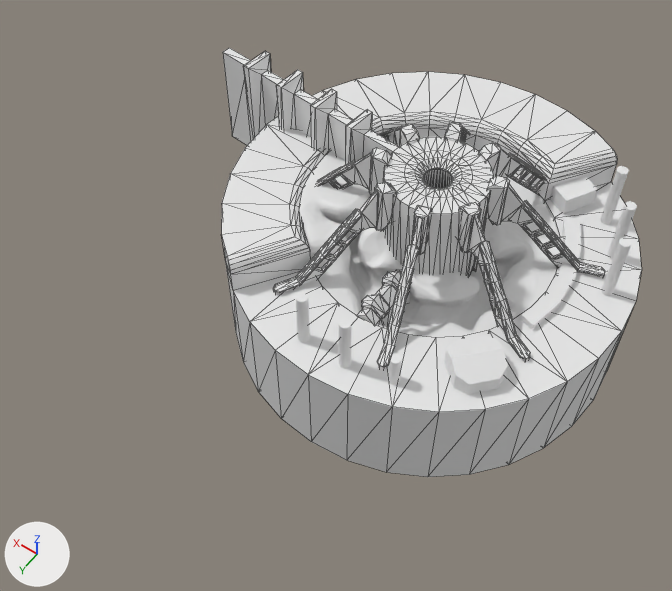
What one commit did to the Blender file Assets/1-Game/4-Models/map.blend.
The view is the same before and after, from a camera (50 mm lens) standing at (-109.0, 215.0, 277.0) and looking at (19.0, 37.0, -4.0). The lights are fixed; the arrows at lower left show +X, +Y and +Z. Mesh edges are drawn as thin lines on the coarser meshes.
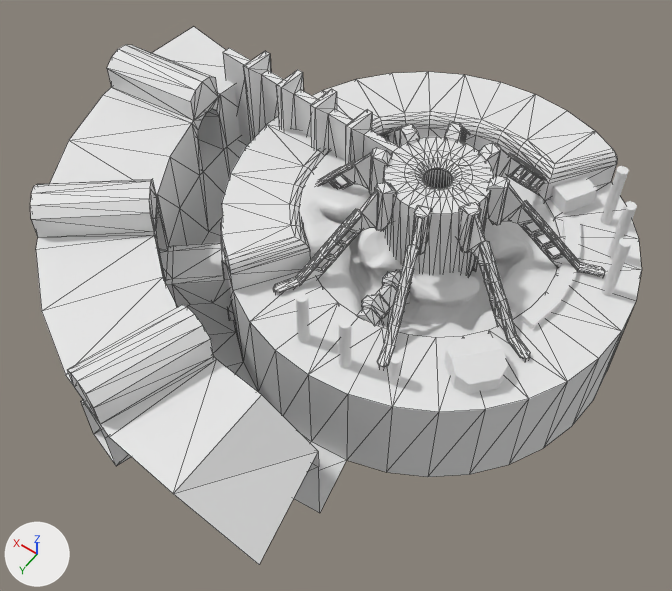
Commit message: added another room to map

Boxes [x1, y1, x2, y2] around the edits, measured in the pictures (672 x 591 px):
```json
{"object": "Cylinder.002", "change": "reshaped", "before": [222, 72, 642, 477], "after": [30, 27, 642, 564], "on screen": "46% wider, 33% taller"}
{"object": "Cylinder.007", "change": "added", "after": [166, 223, 234, 321]}
{"part": 1, "of": "me_cylinder_002", "change": "built on", "before": [225, 261, 243, 359], "after": [30, 27, 346, 564]}
```

Edits to the scene script, one JSON object a line:
```json
{"block": "me_cylinder_002", "where": "# used by ob_cylinder_002; location = (0.0, 0.0, 0.0)"}
{"op": "remove", "block": "me_cylinder_002", "code": "me_cylinder_002.from_pydata(...)  # 238 vertices, 234 faces; spans x -79.0..79.0, y -79.0..79.0, z -36.0..25.0"}
{"op": "add", "block": "me_cylinder_002", "code": "me_cylinder_002.from_pydata(...)  # 380 vertices, 295 faces, 1 loose edge; spans x -79.0..144.0, y -79.0..144.0, z -36.0..42.0"}
{"block": "me_cylinder_002", "change": "me_cylinder_002 part 1"}
{"block": "me_cylinder_002", "change": "36 faces are deleted"}
{"block": "me_cylinder_002", "change": "81 vertices are added at x -28.0..144.0, y -28.0..144.0, z -35.0..42.0"}
{"block": "me_cylinder_002", "change": "12 new vertices lie (32.0, 26.0, 0.0) away from vertices in x 73.0..84.0, y 58.0..71.0, z 0.0..42.0"}
{"block": "me_cylinder_002", "change": "11 new vertices lie (41.0, 4.0, 0.0) away from vertices in x 101.0..102.0, y 2.0..18.0, z 0.0..42.0"}
{"block": "me_cylinder_002", "change": "11 new vertices lie (12.0, 39.0, 0.0) away from vertices in x 21.0..38.0, y 95.0..100.0, z 0.0..42.0"}
{"block": "me_cylinder_002", "change": "11 new vertices lie (0.0, 0.0, 35.0) away from vertices in x -20.0..102.0, y -20.0..102.0, z -35.0"}
{"block": "me_cylinder_002", "change": "10 new vertices lie (0.0, 0.0, 29.0) away from vertices in x 0.0..102.0, y -20.0..102.0, z 0.0"}
{"block": "me_cylinder_002", "change": "6 new vertices lie (0.0, 0.0, 19.0) away from vertices in x 37.0..143.0, y 2.0..135.0, z 0.0"}
{"block": "me_cylinder_002", "change": "1 loose edge is added"}
{"block": "me_cylinder_002", "change": "97 new faces join them"}
{"op": "add", "block": "me_cylinder_007", "code": ["me_cylinder_007 = bpy.data.meshes.new('Cylinder.007')", "me_cylinder_007.from_pydata(...)  # 48 vertices, 28 faces; spans x 46.6..65.9, y 47.0..82.1, z -25.8..11.5"]}
{"op": "add", "block": "ob_cylinder_007", "code": ["ob_cylinder_007 = bpy.data.objects.new('Cylinder.007', me_cylinder_007)", "ob_cylinder_007.location = (-14.8, 58.3, 0.0)", "ob_cylinder_007.rotation_euler = (0.0, 0.0, -0.859)  # degrees (0, 0, -49)", "_m = ob_cylinder_007.modifiers.new('Triangulate', 'TRIANGULATE')"]}
```
